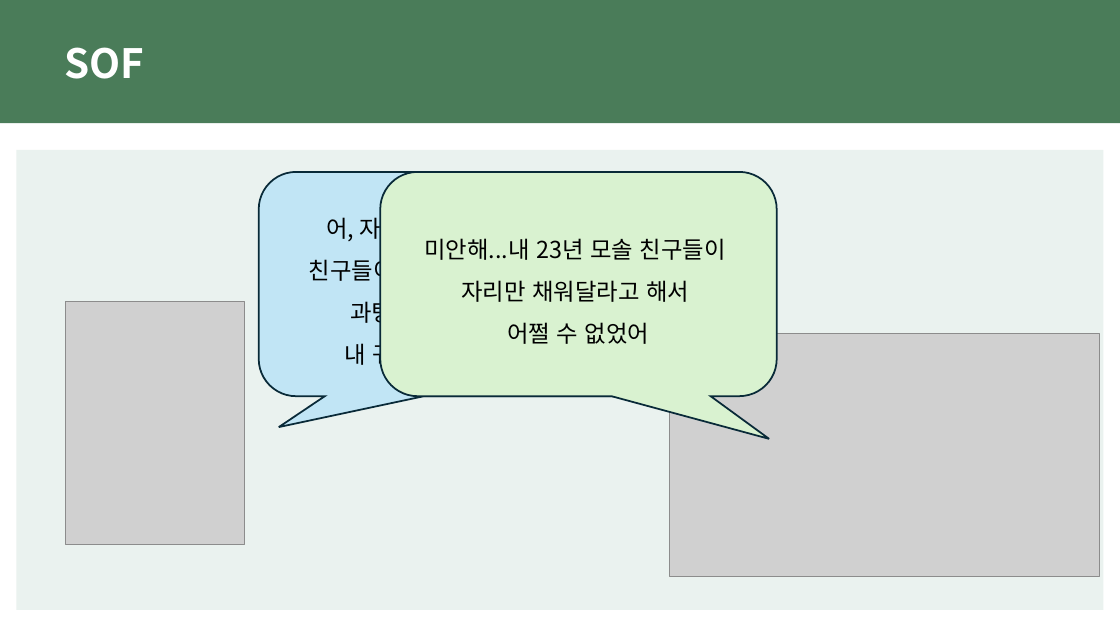
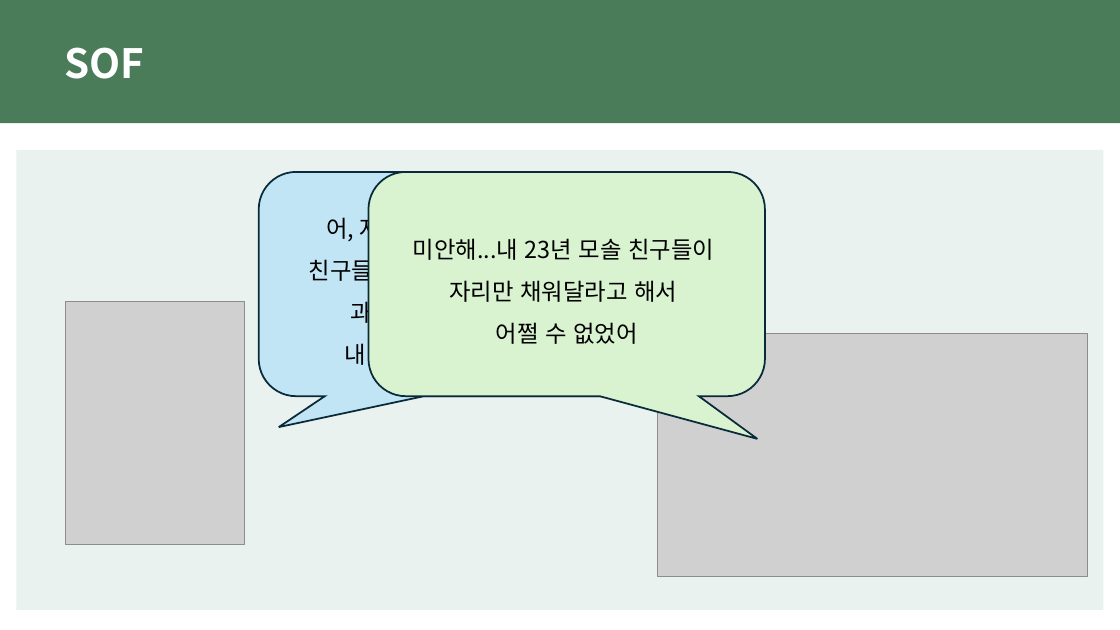
Before and after one commit to baekinwon-0102/University_study_backup, a slide deck: slide 6 of 성격강점 기말 발표.pptx. Drawn at 1120x630 pixels with LibreOffice and Linux fonts; fonts in the diff are those of the drawing; grey boxes stand for pictures. Boxes give left, top, right and bottom in pixels: in the first picture for what was removed or moved away, otherwise in the second. Text is boxed around its words. In the diff, an @@ line names an element or a change of style, - is before the commit and + after.

Commit message:
20260519-3

```diff
--- a/성격강점 기말 발표.pptx
+++ b/성격강점 기말 발표.pptx
@@ rounded speech box "미안해...내 23년 모솔 친구들이": place and size @@
-rounded speech box "미안해...내 23년 모솔 친구들이" at box(381, 172, 777, 397)
+rounded speech box "미안해...내 23년 모솔 친구들이" at box(369, 172, 765, 397)
@@ picture: place and size @@
-picture at box(669, 334, 1099, 576)
+picture at box(657, 334, 1087, 576)
```
